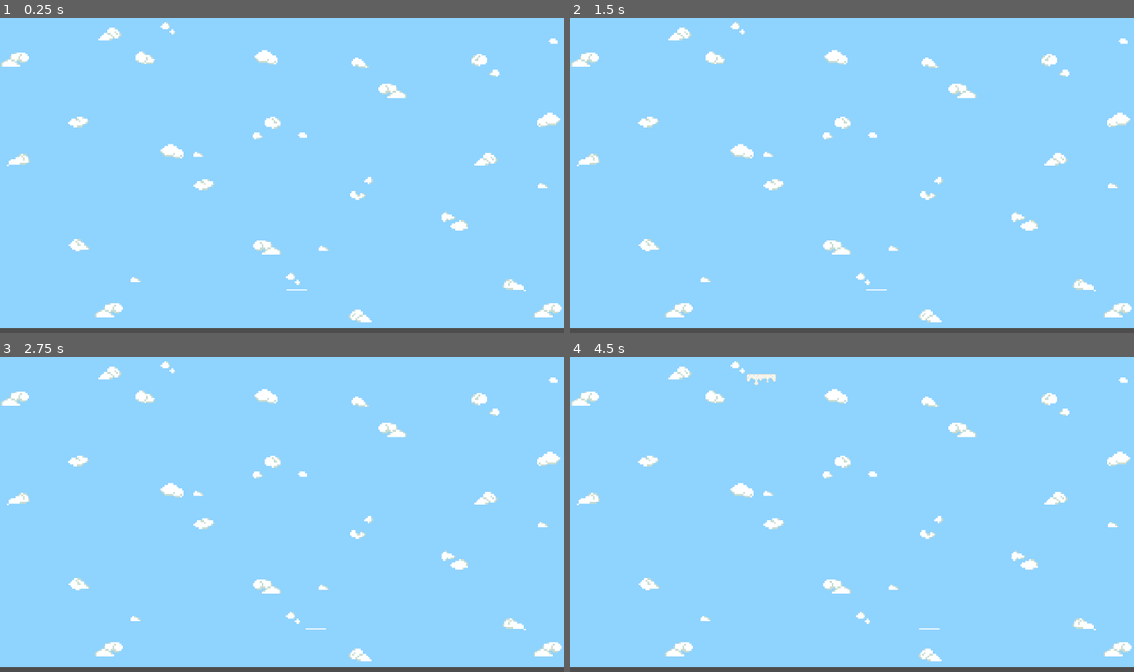
Above: before the commit, frames 1-4 (two rows, left to right).
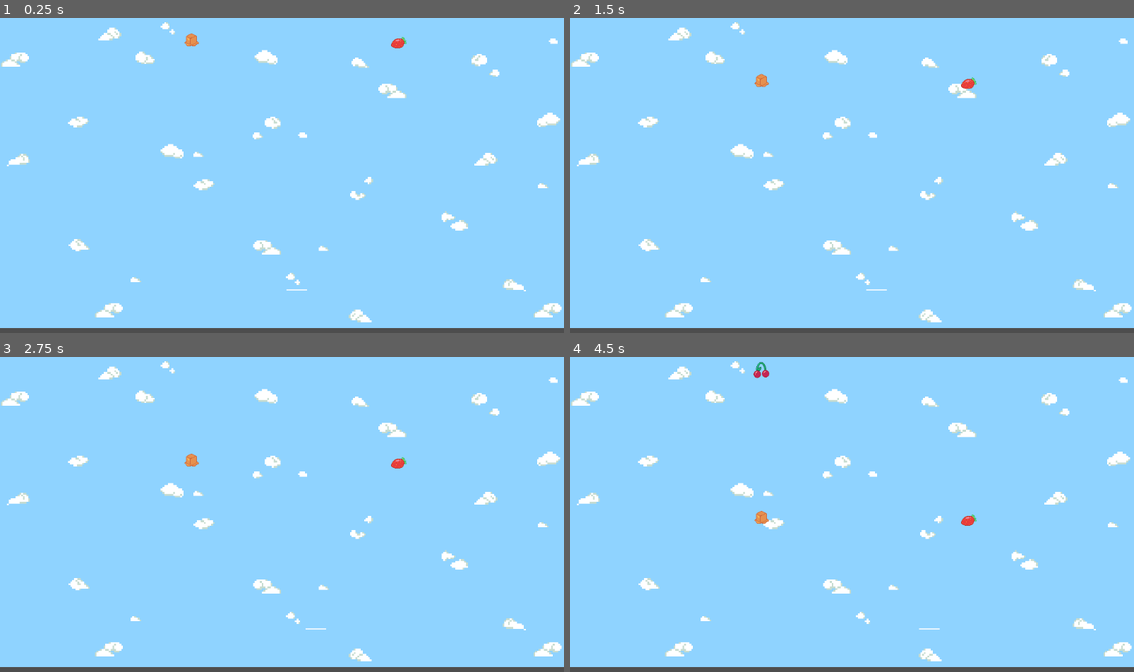
Above: after the commit, the same moments.

Repository: soapie18/stack-shack
Game: Godot game, scene res://Scenes/Levels/sky_scene.tscn
The game is run twice, just before and just after one commit, with the same random seed, the same clock (stepped at 60 frames per second) and the same inputs.
Inputs:
- Up to frame 1 (0.25 s): no input
- Up to frame 2 (1.5 s): hold Right (move_right) 0.53-1.28 s; hold Left (move_left) from 1.28 s (still down)
- Up to frame 3 (2.75 s): release Left (move_left) at 2.03 s; hold Right (move_right) from 2.03 s (still down)
- Up to frame 4 (4.5 s): release Right (move_right) at 3.53 s; hold Left (move_left) from 3.53 s (still down)

The runs differ from the first frame. In frame 1, 0.1% of the frame differs, in the area x 32-73%, y 4-10%; in frame 2, 0.2%; in frame 3, 0.1%; in frame 4, 0.3%, in the area x 31-73%, y 1-54%.

Commit message:
Stacking works, except from need to reparent collided object to be child of stack

Diff:
--- a/Scenes/falling_component.tscn
+++ b/Scenes/NOTINUSE.tscn
@@ -1,6 +1,6 @@
 [gd_scene load_steps=2 format=3 uid="uid://cjvff7n23a30n"]
 
-[ext_resource type="Script" uid="uid://cihdp4mx3ggtv" path="res://Scripts/falling_component.gd" id="1_o28mn"]
+[ext_resource type="Script" uid="uid://cihdp4mx3ggtv" path="res://Scripts/NOTINUSE.gd" id="1_o28mn"]
 
 [node name="FallingComponent" type="Node2D"]
 script = ExtResource("1_o28mn")
--- a/Scripts/falling_component.gd
+++ b/Scripts/NOTINUSE.gd
@@ -1,8 +1,8 @@
-extends Node2D
+class_name FallingComponent extends Node2D
 
 @onready var component_pool = ComponentsTable.components_dictionary
 
-@export var component: Node2D
+var component: ComponentBase
 
 func _ready() -> void:
 	var random_component = _randomise_component()
--- a/Scripts/component_base.gd
+++ b/Scripts/component_base.gd
@@ -1,3 +1,14 @@
-extends CharacterBody2D
+class_name ComponentBase extends CharacterBody2D
 
 @export var is_falling: bool = true
+@export var falling_speed: float = 4000
+
+func _fall_downwards(delta) -> void:
+	#Change this to move_and_slide() based movement so it doesnt crash against the plate.
+	velocity.y = falling_speed * delta
+	move_and_slide()
+
+
+func _process(delta: float) -> void:
+	if is_falling:
+		_fall_downwards(delta)
--- a/Scripts/component_spawner.gd
+++ b/Scripts/component_spawner.gd
@@ -1,22 +1,31 @@
 extends Node2D
 
-@onready var falling_component = preload("res://Scenes/falling_component.tscn")
+@onready var component_pool = ComponentsTable.components_dictionary
+var component: ComponentBase
+
 
 func _ready() -> void:
 	_spawn_trigger()
 
+
 func _spawn_trigger():
 	await _spawning()
 
+
 func _spawning():
-	var falling_instance = falling_component.instantiate()
-	falling_instance.global_position = self.global_position
-	get_tree().root.add_child(falling_instance)
+	var random_component = _randomise_component()
+	component = random_component.instantiate()
+	add_child(component)
+	component.is_falling = true
 
 	await get_tree().create_timer(randf_range(4,8)).timeout
 
 	_spawn_trigger()
 
 
-func _process(_delta) -> void:
-	pass
+func _randomise_component() -> PackedScene:
+	var chosen_key = component_pool.keys().pick_random()
+	print(typeof(chosen_key))
+	var random_component = component_pool[chosen_key]
+	print(typeof(component_pool[chosen_key]))
+	return random_component
--- a/Scripts/player_stack.gd
+++ b/Scripts/player_stack.gd
@@ -4,6 +4,7 @@
 @export var movement_lerp_weight: float = 0.8
 
 var current_stack: Array
+@onready var current_stack_point = $StackPoint
 
 func _process(delta: float) -> void:
 
@@ -15,6 +16,8 @@
 		velocity.x = move_toward(velocity.x, direction * movement_speed, movement_lerp_weight)
 	else:
 		velocity.x = move_toward(velocity.x, 0.0, movement_lerp_weight)
+
+	velocity.y = 0
 
 	move_and_slide()
 
@@ -33,5 +36,10 @@
 
 
 func _on_area_2d_body_entered(body: Node2D) -> void:
-	print(body)
-	print(typeof(body))
+	if body is ComponentBase:
+		#body.get_parent().remove_child(body)
+		call_deferred("add_child", body)
+		body.global_position = current_stack_point.global_position
+		current_stack_point = body.get_node("StackPoint")
+		current_stack.append(body)
+		body.is_falling = false
Renamed: Scripts/falling_component.gd.uid -> Scripts/NOTINUSE.gd.uid
